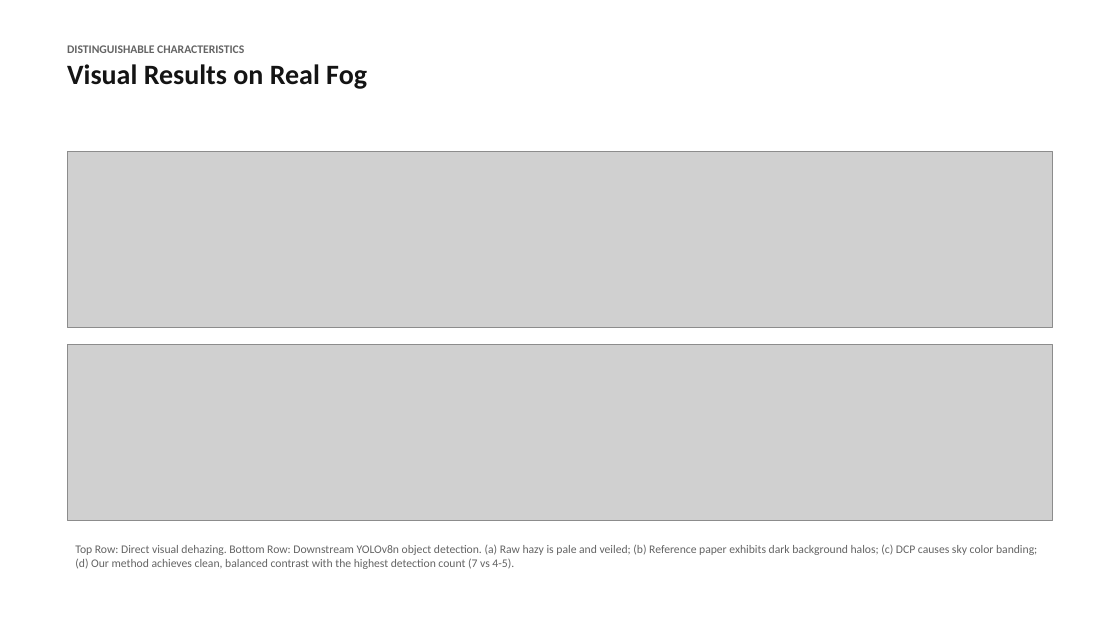
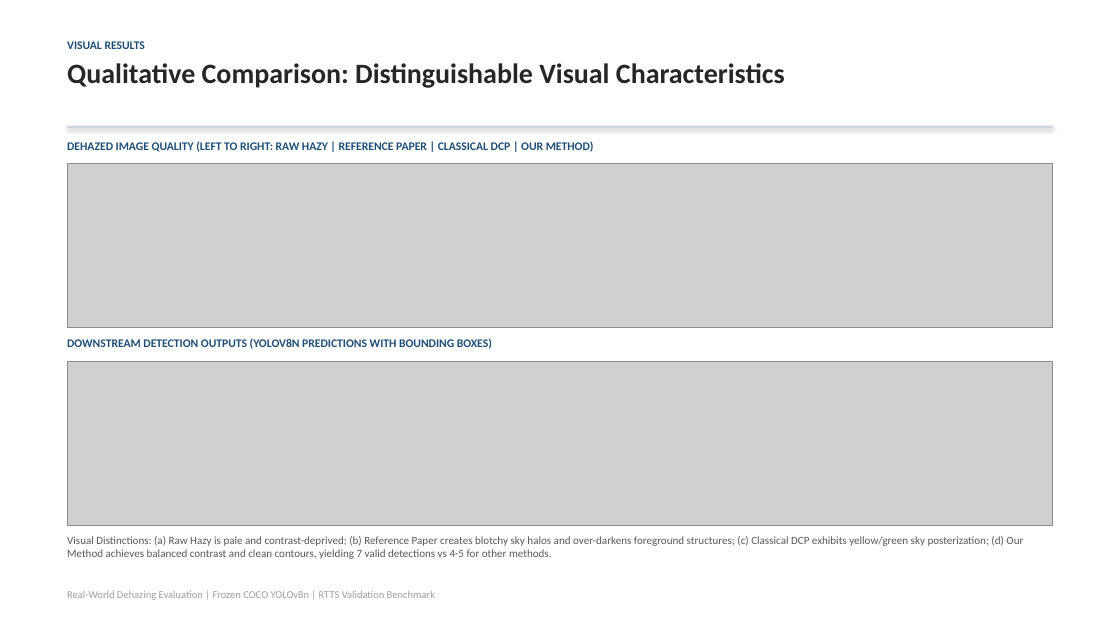
Before and after one commit to Somebody31/IP_Project, a slide deck: slide 3 of docs/reports/presentation.pptx. Drawn at 1120x630 pixels with LibreOffice and Linux fonts; fonts in the diff are those of the drawing; grey boxes stand for pictures. Boxes give left, top, right and bottom in pixels: in the first picture for what was removed or moved away, otherwise in the second. Text is boxed around its words. In the diff, an @@ line names an element or a change of style, - is before the commit and + after.

```diff
--- a/docs/reports/presentation.pptx
+++ b/docs/reports/presentation.pptx
@@ text at [67,41,785,88]: text changed; size 10 to 24 pt; text colour #646464 to #262626 @@
-DISTINGUISHABLE CHARACTERISTICS
-Visual Results on Real Fog
+VISUAL RESULTS
+Qualitative Comparison: Distinguishable Visual Characteristics
@@ rectangle added at [67,126,1053,128], fill #D2D7DE, outline #D2D7DE 0.75 pt @@
@@ text added at [67,141,594,152], 10 pt, text #1F4E78, bold @@
+DEHAZED IMAGE QUALITY (LEFT TO RIGHT: RAW HAZY | REFERENCE PAPER | CLASSICAL DCP | OUR METHOD)
@@ picture: place and size @@
-picture at [67,151,1053,328]
+picture at [67,164,1053,328]
@@ text added at [67,338,492,349], 10 pt, text #1F4E78, bold @@
+DOWNSTREAM DETECTION OUTPUTS (YOLOV8N PREDICTIONS WITH BOUNDING BOXES)
@@ picture: place and size @@
-picture at [67,344,1053,521]
+picture at [67,361,1053,525]
@@ text at [67,536,1023,559]: text changed; size 10 to 9.5 pt; text colour #646464 to #595959 @@
-Top Row: Direct visual dehazing. Bottom Row: Downstream YOLOv8n object detection. (a) Raw hazy is pale and veiled; (b) Reference paper exhibits dark background halos; (c) DCP causes sky color banding; (d) Our method achieves clean, balanced contrast with the highest detection count (7 vs 4-5).
+Visual Distinctions: (a) Raw Hazy is pale and contrast-deprived; (b) Reference Paper creates blotchy sky halos and over-darkens foreground structures; (c) Classical DCP exhibits yellow/green sky posterization; (d) Our Method achieves balanced contrast and clean contours, yielding 7 valid detections vs 4-5 for other methods.
@@ text added at [67,591,435,600], 9 pt, text #A0A0A0 @@
+Real-World Dehazing Evaluation | Frozen COCO YOLOv8n | RTTS Validation Benchmark
```
Also in this commit, not shown: 4 other slides changed, 1 other file.
